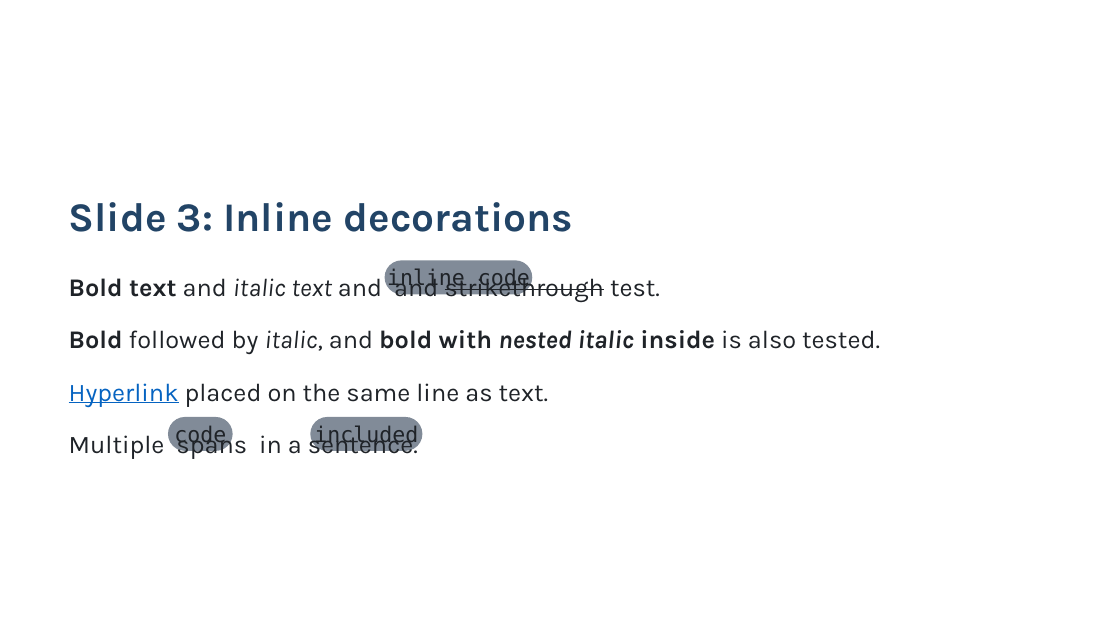
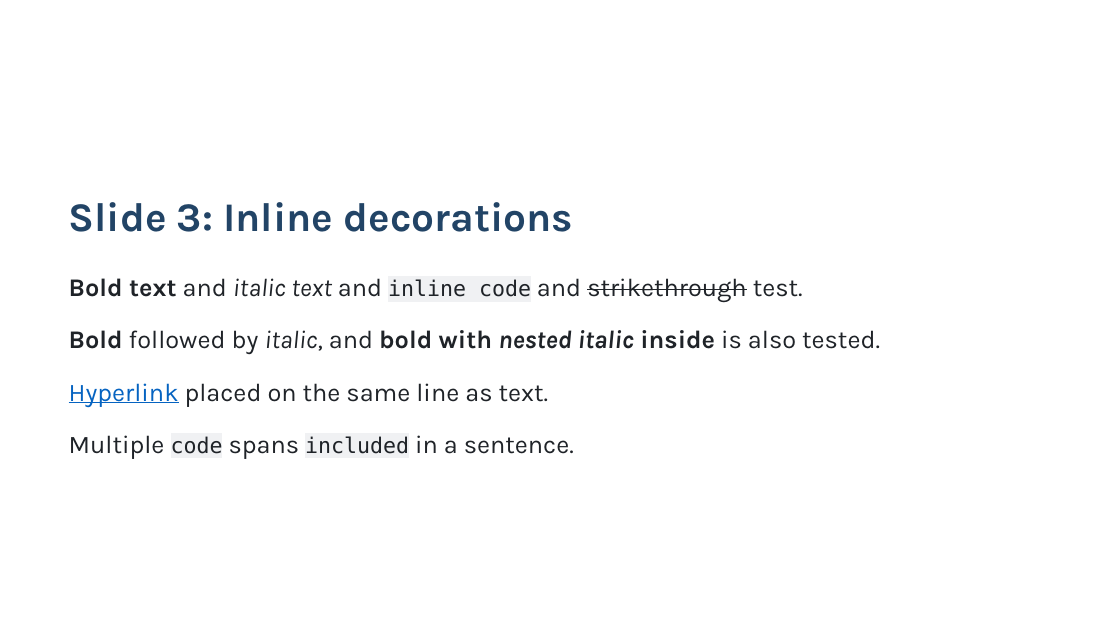
Before and after one commit to KatsuYuzu/marp-to-editable-pptx, a slide deck: slide 3 of output-pptx/test-output.pptx. Drawn at 1120x630 pixels with LibreOffice and Linux fonts; fonts in the diff are those of the drawing. Boxes give left, top, right and bottom in pixels: in the first picture for what was removed or moved away, otherwise in the second. Text is boxed around its words. In the diff, an @@ line names an element or a change of style, - is before the commit and + after.

Commit message:
fix: T5 regression — inline code elements incorrectly treated as badge shapes
The T5 fix (display:inline + borderRadius > 0) was overly broad and matched
inline <code> elements from Marp's default theme, which have:
  - display: inline
  - border-radius: 6px (0.2em at ~30px font-size)
  - background: rgba(129, 139, 152, 0.12) (alpha = 0.12)

Since rgbToHex() ignores alpha, these elements rendered as opaque grey
rectangles in PPTX (RGB 818B98), creating visible grey blocks behind text.
Affected 10 slides: 3, 15, 24, 32, 40, 41, 42, 50, 51, 60.

Fix: tighten display:inline badge detection with two guards:
1. inlineBorderRadius > 6 (excludes code's 6px; real badges have >= 8px)
2. background alpha >= 0.5 (excludes rgba low-alpha code backgrounds)

Tests:
- Added negative test: inline code with borderRadius=6 and semi-transparent
  background must NOT be emitted as a container shape
- Updated T5 test description to reflect > 6 threshold
- 160 tests passing

ADR-17 added to src/native-pptx/README.md

```diff
--- a/output-pptx/test-output.pptx
+++ b/output-pptx/test-output.pptx
@@ rounded rectangle removed at (385,260,533,294) @@
@@ text removed at (387,268,465,291) @@
-inline code
@@ text at (69,278,803,302): text changed @@
-Bold text and italic text and and strikethrough test.
+Bold text and italic text and inline code and strikethrough test.
@@ rounded rectangle removed at (168,417,233,450) @@
@@ rounded rectangle removed at (310,417,422,450) @@
@@ text at (69,435,574,459): text changed @@
-Multiple spans in a sentence.
+Multiple code spans included in a sentence.
@@ text removed at (174,425,226,448) @@
-code
@@ text removed at (314,425,418,448) @@
-included
```
Also in this commit, not shown: 11 other slides changed, 5 other files.
